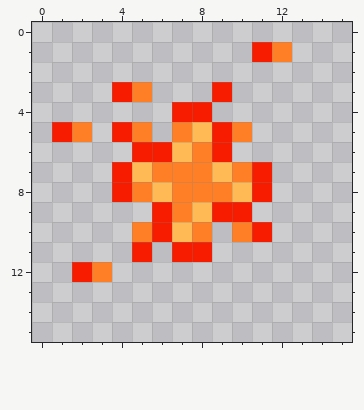
One commit to this pixel-art sprite: fireball.png. Above: the version before the commit.
The file is 16x16 pixels.
Now the later version:
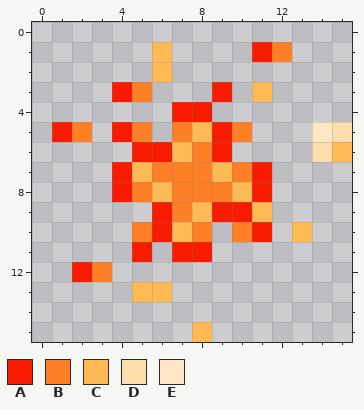
Palette (. is transparent): A #f71b00  B #ff7f27  C #ffba55  D #ffdeae  E #ffe7c5
Change:
The edit adds colour C in rows 1 to 2 at x 6; in row 3 at x 11; in row 6 at x 15; in row 9 at x 11; in row 10 at x 13; in row 13 at x 5 to 6.
The edit adds colour C in row 15 at x 8.
The edit adds colour D in row 5 at x 15; in row 6 at x 14.
The edit adds colour E in row 5 at x 14.
Changed places in both pictures, as pixel boxes (x1, y1, x2, y2):
added: (132, 42, 352, 342)
